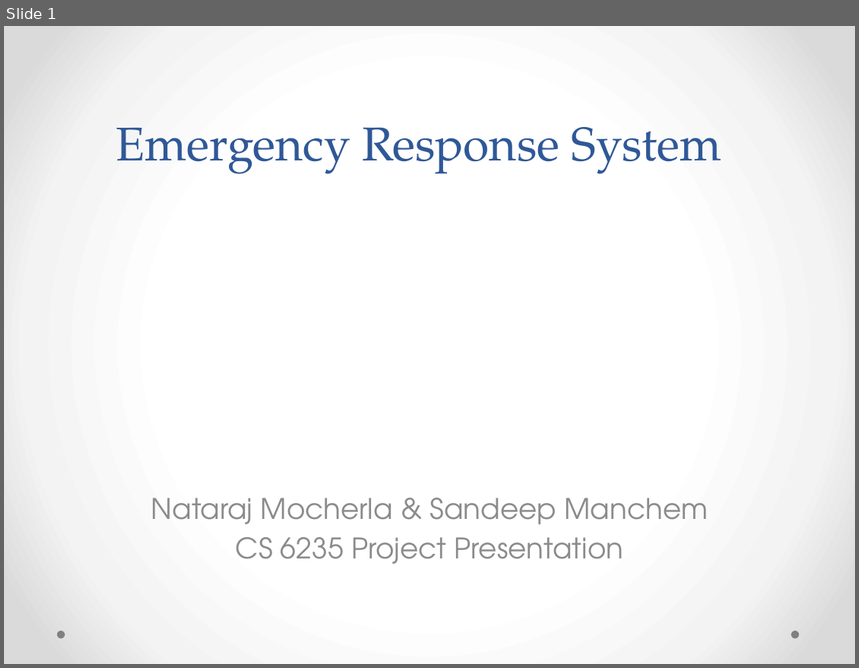
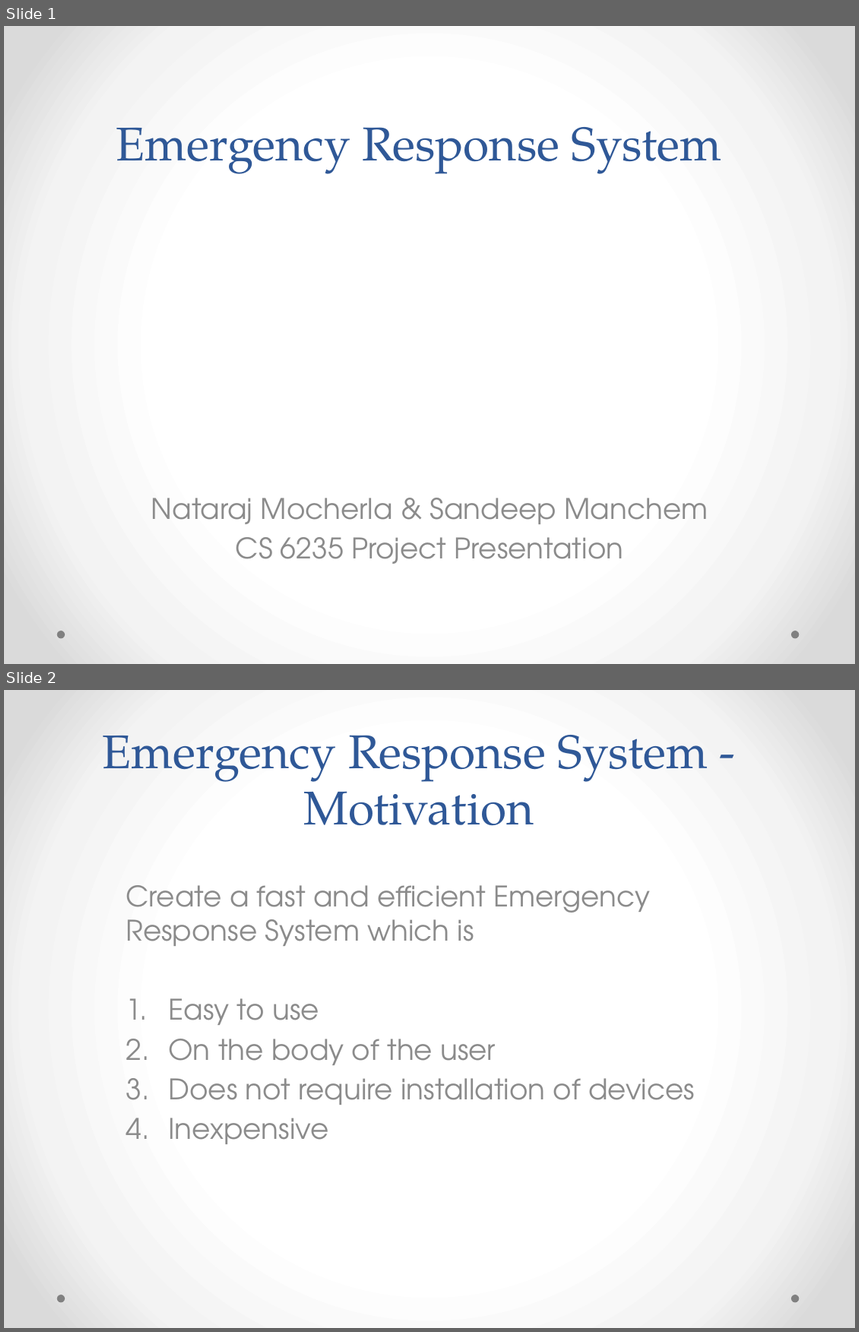
Before and after one commit to natrajkaushik/EmergencyResponseSystem, a slide deck: presentation/Emergency Response System.pptx. Shown one above the other, each under a label of ours: slide 1 before the commit, slides 1 and 2 after it. The pictures are 859x668 and 859x1332 pixels, drawn with LibreOffice and Linux fonts; fonts in the diff are those of the drawing. Boxes give left, top, right and bottom in pixels: in the first picture for what was removed or moved away, otherwise in the second. Text is boxed around its words. In the diff, an @@ line names an element or a change of style, - is before the commit and + after.

```diff
--- a/presentation/Emergency Response System.pptx
+++ b/presentation/Emergency Response System.pptx
@@ slide 2 added at box(4, 690, 855, 1328), background gradient #FFFFFF to #F4F4F4 to #DADADA; not listed: 2 template elements that a slide beside it also shows @@
@@ title added at box(103, 735, 709, 826), 40 pt, text #2F5897 @@
+Emergency Response System - Motivation
@@ subtitle added at box(126, 885, 695, 1144), 24 pt, text #8C8C8C @@
+Create a fast and efficient Emergency Response System which is
+1. Easy to use
+2. On the body of the user
+3. Does not require installation of devices
+4. Inexpensive
```
Also in this commit, not shown: 5 slides changed, 3 other slides added, 8 other files.
